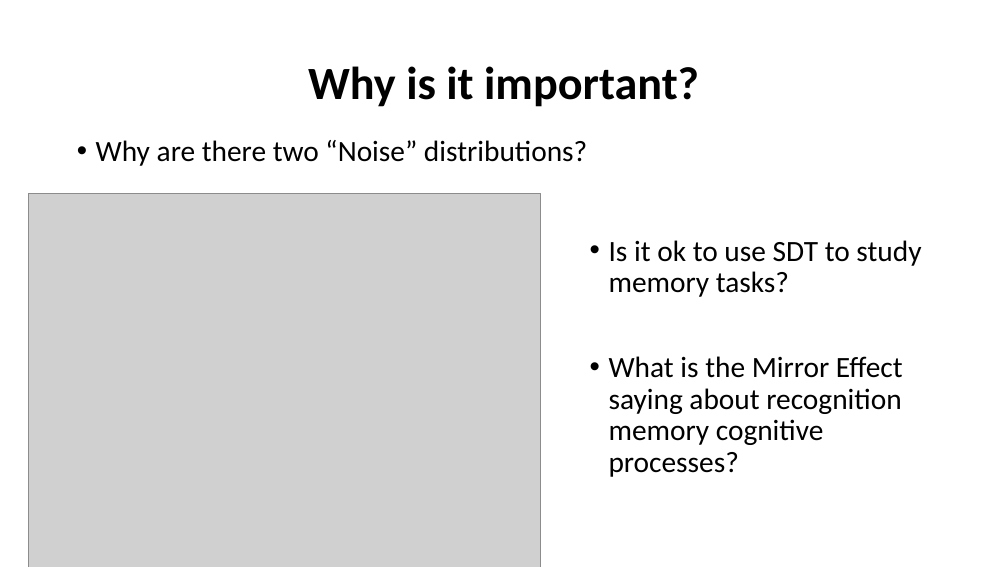
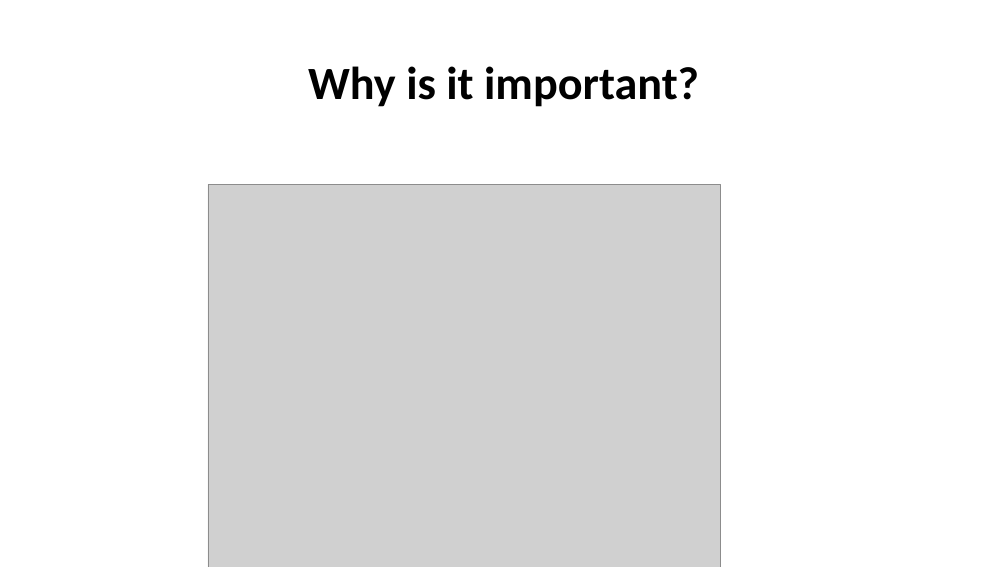
Before and after one commit to Adrifelcha/afchavez-019, a slide deck: slide 23 of Congresos/Presentaciones_Locales/Green_2019_BayesianSDT.pptx (slide 25 before the commit). Drawn at 1008x567 pixels with LibreOffice and Linux fonts; fonts in the diff are those of the drawing; grey boxes stand for pictures. Boxes give left, top, right and bottom in pixels: in the first picture for what was removed or moved away, otherwise in the second. Text is boxed around its words. In the diff, an @@ line names an element or a change of style, - is before the commit and + after.

```diff
--- a/Congresos/Presentaciones_Locales/Green_2019_BayesianSDT.pptx
+++ b/Congresos/Presentaciones_Locales/Green_2019_BayesianSDT.pptx
@@ text removed at [96,140,587,166] @@
-• Why are there two “Noise” distributions?
@@ picture: place and size @@
-picture at [28,194,541,567]
+picture at [208,185,721,567]
@@ text removed at [609,240,921,477] @@
-• Is it ok to use SDT to study memory tasks?
-• What is the Mirror Effect saying about recognition memory cognitive processes?
```
Also in this commit, not shown: 9 other slides changed, 20 slides added, 49 slides removed.
